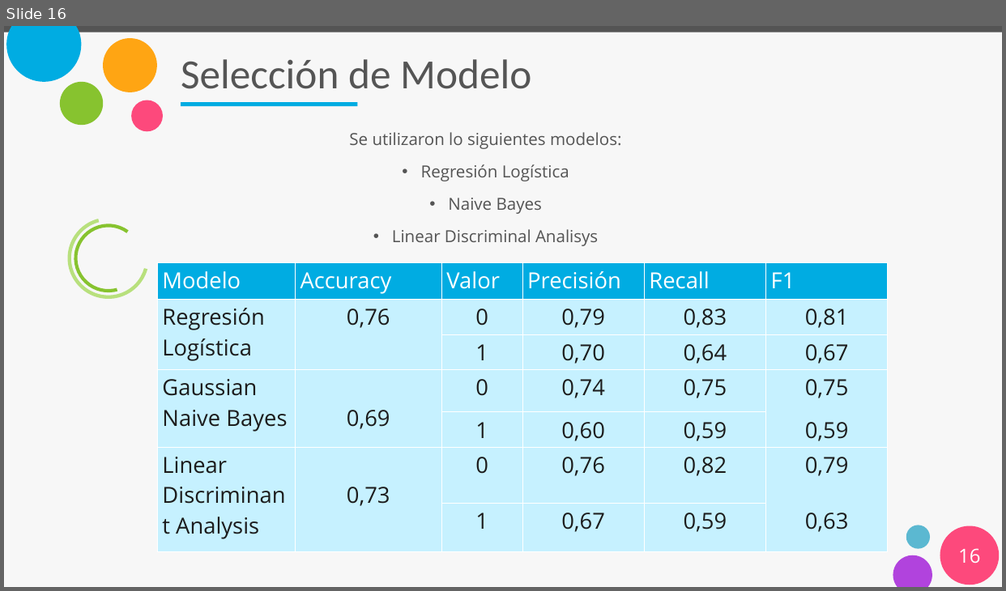
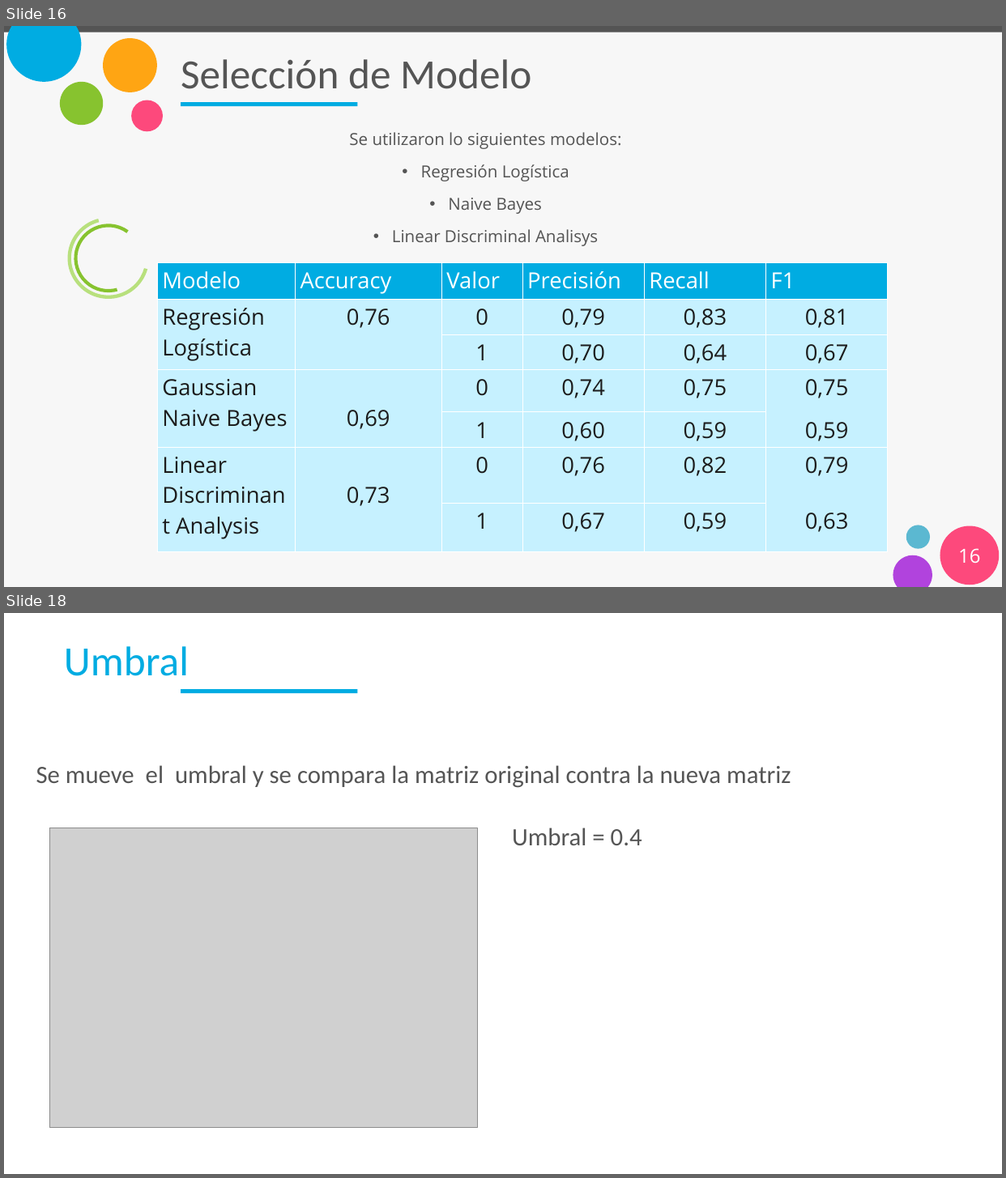
Before and after one commit to gp34446/desafio3, a slide deck: Presentación_desafio_3.pptx. Shown one above the other, each under a label of ours: slide 16 before the commit, slides 16 and 18 after it; the slides between them are not shown. The pictures are 1006x591 and 1006x1178 pixels, drawn with LibreOffice and Linux fonts; fonts in the diff are those of the drawing; grey boxes stand for pictures. Boxes give left, top, right and bottom in pixels: in the first picture for what was removed or moved away, otherwise in the second. Text is boxed around its words. In the diff, an @@ line names an element or a change of style, - is before the commit and + after.

Commit message:
umbral

```diff
--- a/Presentación_desafio_3.pptx
+++ b/Presentación_desafio_3.pptx
@@ slide 18 added at <box>4,613,1002,1174</box>, background #FFFFFF; not listed: 1 template element that a slide beside it also shows @@
@@ title added at <box>64,646,189,676</box>, 60 pt, text #00ACE2 @@
+Umbral
@@ text added at <box>36,765,791,788</box>, 36 pt, text #555555 @@
+Se mueve el umbral y se compara la matriz original contra la nueva matriz
@@ picture added at <box>50,828,477,1128</box> @@
@@ text added at <box>512,828,642,845</box>, 36 pt, text #555555 @@
+Umbral = 0.4
```
Also in this commit, not shown: 1 slide changed, 5 other slides added, 81 slides removed.
